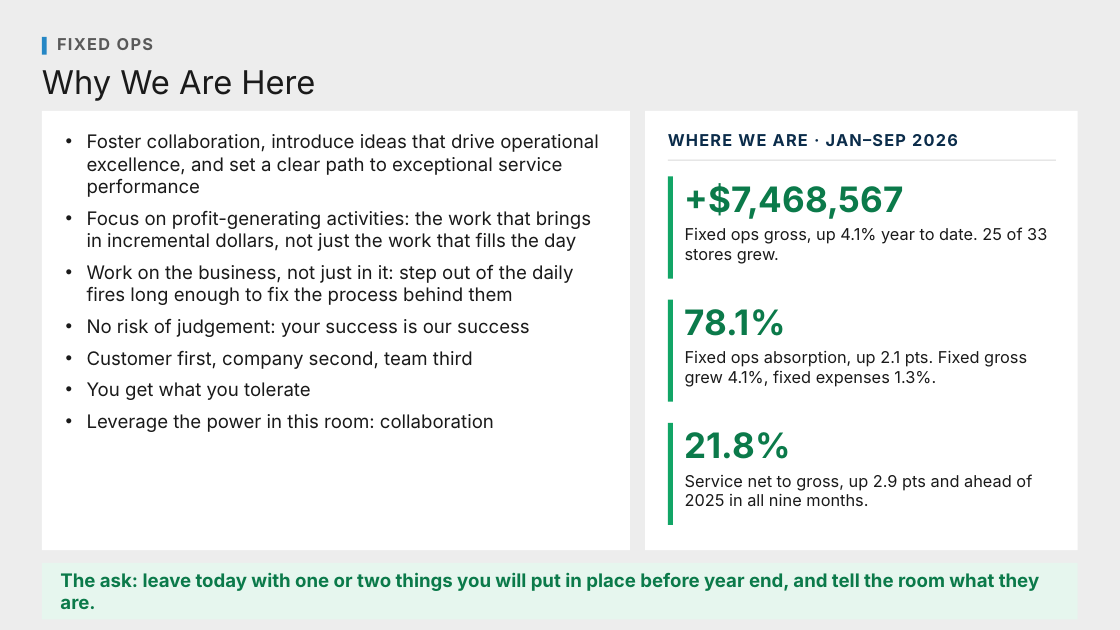
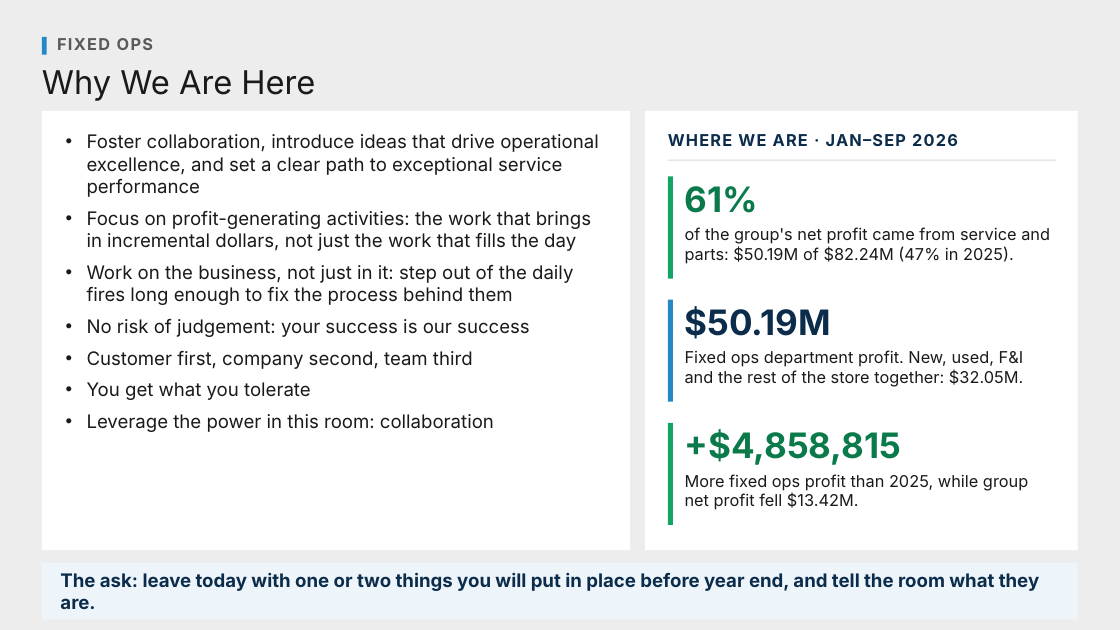
Before and after one commit to Ndresner/Noah, a slide deck: slide 1 of day2-deck/decks/Talking Points - Day 2.pptx. Drawn at 1120x630 pixels with LibreOffice and Linux fonts; fonts in the diff are those of the drawing. Boxes give left, top, right and bottom in pixels: in the first picture for what was removed or moved away, otherwise in the second. Text is boxed around its words. In the diff, an @@ line names an element or a change of style, - is before the commit and + after.

```diff
--- a/day2-deck/decks/Talking Points - Day 2.pptx
+++ b/day2-deck/decks/Talking Points - Day 2.pptx
@@ text at (685,186,758,213): text changed @@
-+$7,468,567
+61%
@@ text at (685,227,1050,264): text changed @@
-Fixed ops gross, up 4.1% year to date. 25 of 33 stores grew.
+of the group's net profit came from service and parts: $50.19M of $82.24M (47% in 2025).
@@ rectangle at (668,300,673,402): fill #12A566 to #2587C5 @@
@@ text at (685,306,831,339): text changed; text colour #0B7A4A to #0B2C4A @@
-78.1%
+$50.19M
@@ text at (685,350,1024,387): text changed @@
-Fixed ops absorption, up 2.1 pts. Fixed gross grew 4.1%, fixed expenses 1.3%.
+Fixed ops department profit. New, used, F&I and the rest of the store together: $32.05M.
@@ text at (685,429,902,465): text changed @@
-21.8%
++$4,858,815
@@ text at (685,474,1028,510): text changed @@
-Service net to gross, up 2.9 pts and ahead of 2025 in all nine months.
+More fixed ops profit than 2025, while group net profit fell $13.42M.
@@ rectangle at (42,563,1078,619): fill #E6F6EE to #EDF4FA @@
@@ text "The ask: leave today with ..." at (60,572,1039,609): text colour #0B7A4A to #0B2C4A @@
```
Also in this commit, not shown: 5 other files.
